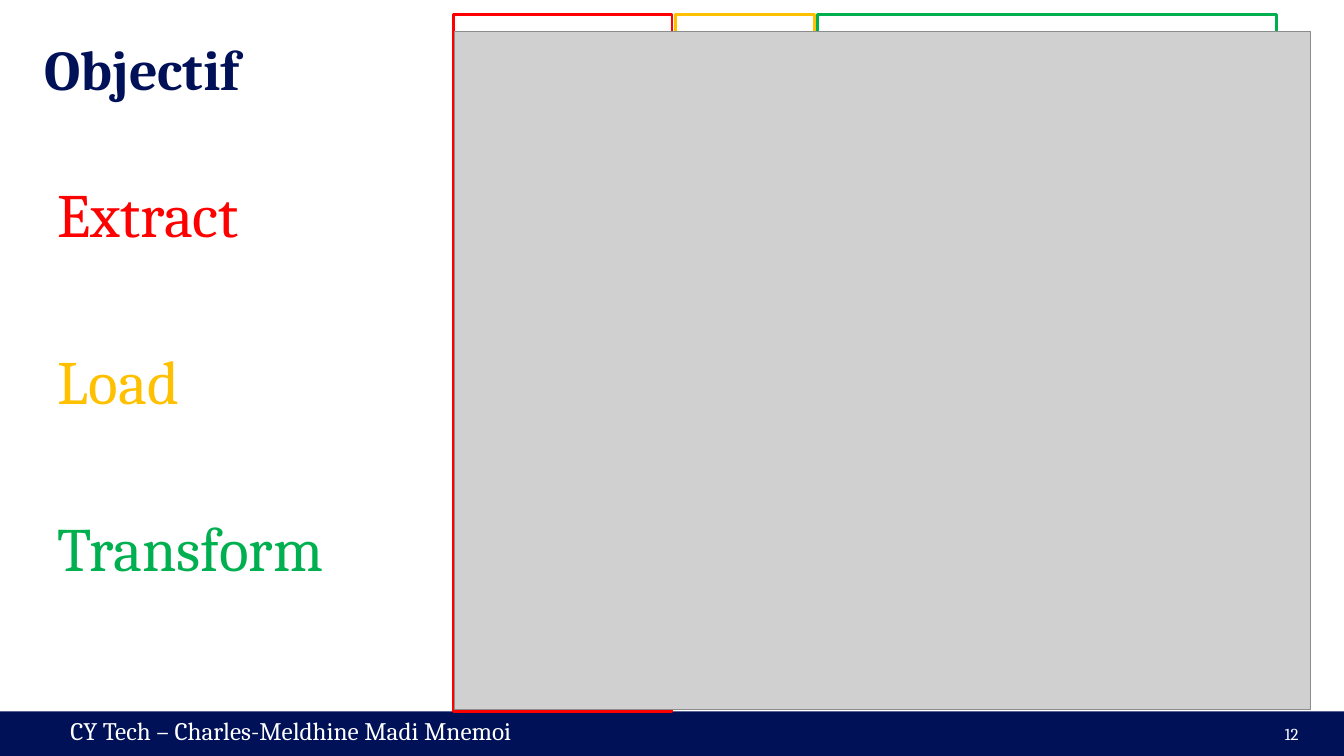
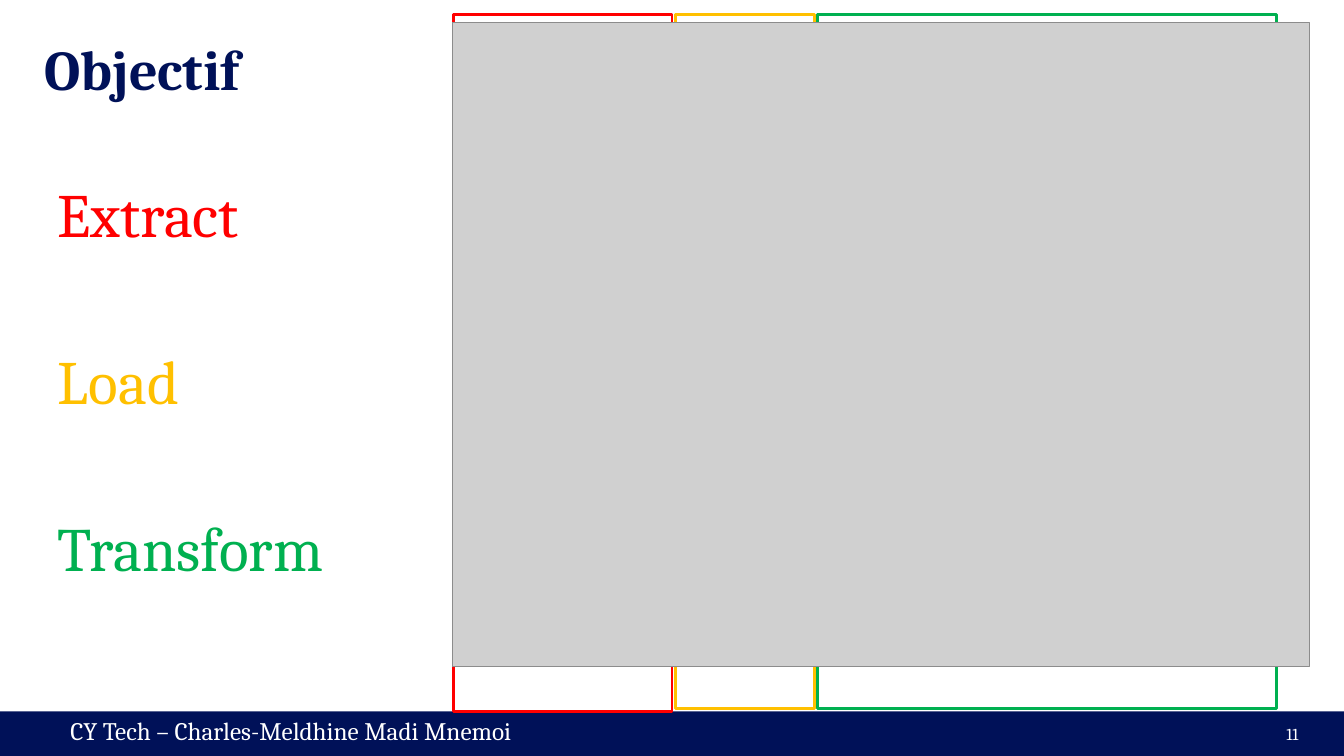
Before and after one commit to cmnemoi/cytech_sparks, a slide deck: slide 11 of presentation.pptx (slide 12 before the commit). Drawn at 1344x756 pixels with LibreOffice and Linux fonts; fonts in the diff are those of the drawing; grey boxes stand for pictures. Boxes give left, top, right and bottom in pixels: in the first picture for what was removed or moved away, otherwise in the second. Text is boxed around its words. In the diff, an @@ line names an element or a change of style, - is before the commit and + after.

```diff
--- a/presentation.pptx
+++ b/presentation.pptx
@@ picture: place and size @@
-picture at <box>454,31,1311,709</box>
+picture at <box>452,22,1309,667</box>
@@ page number at <box>1286,729,1298,740</box>: text changed @@
-12
+11
```
Also in this commit, not shown: 5 other slides changed, 1 slide removed.
